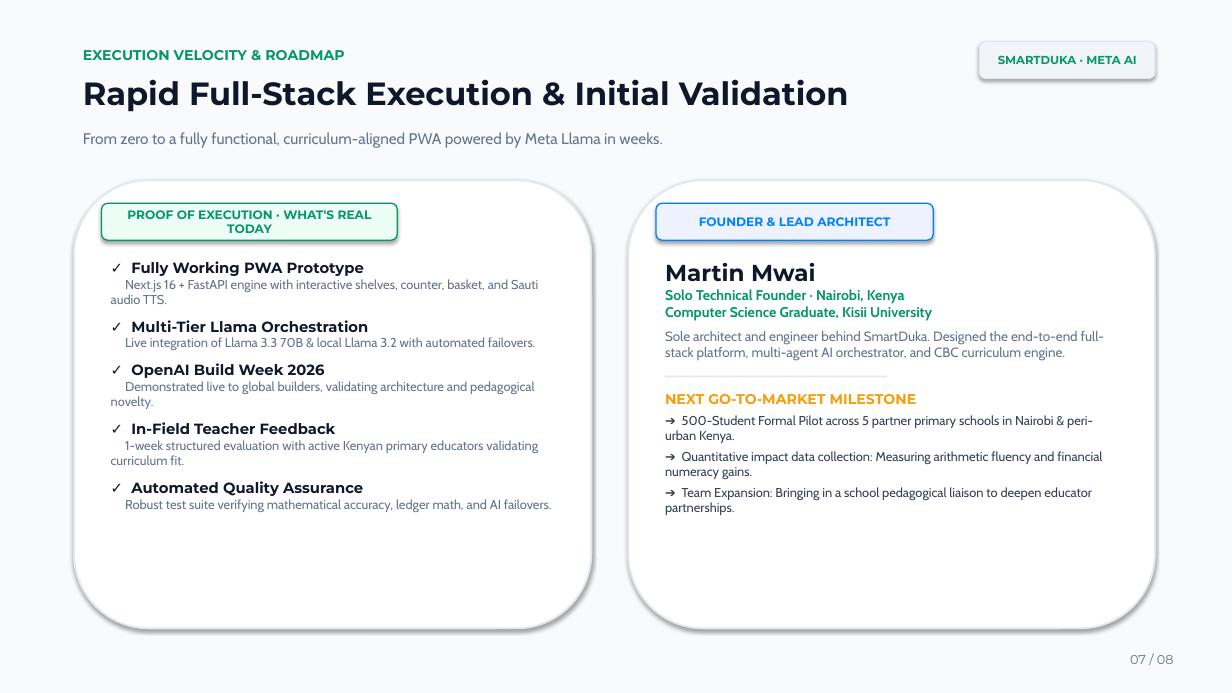
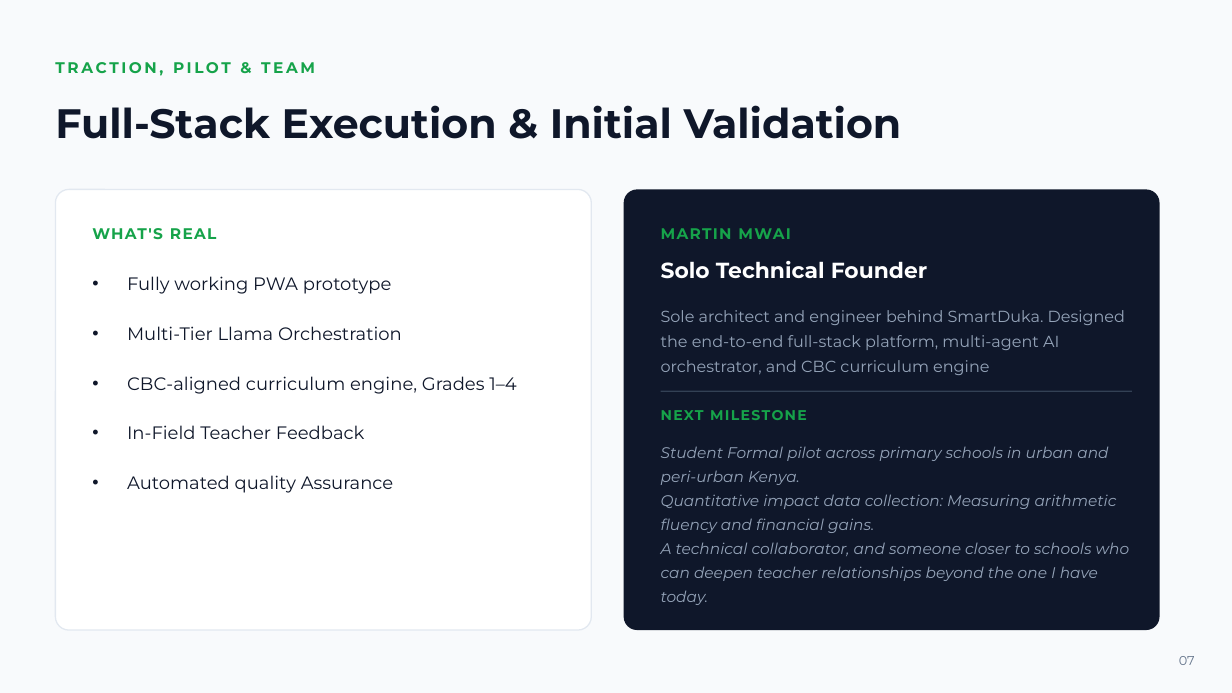
Before and after one commit to lemonhead-ai/SmartDuka, a slide deck: slide 8 of assets/pitch-deck/SmartDuka_Pitchdeck.pptx (slide 7 before the commit). Drawn at 1232x693 pixels with LibreOffice and Linux fonts; fonts in the diff are those of the drawing. Boxes give left, top, right and bottom in pixels: in the first picture for what was removed or moved away, otherwise in the second. Text is boxed around its words. In the diff, an @@ line names an element or a change of style, - is before the commit and + after.

```diff
--- a/assets/pitch-deck/SmartDuka_Pitchdeck.pptx
+++ b/assets/pitch-deck/SmartDuka_Pitchdeck.pptx
@@ background #FFFFFF to #F8FAFC @@
@@ rectangle removed at box(0, 0, 1232, 693) @@
@@ text removed at box(83, 50, 344, 60) @@
-EXECUTION VELOCITY & ROADMAP
@@ rounded rectangle removed at box(980, 42, 1155, 79) @@
-SMARTDUKA · META AI
@@ text "Full-Stack Execution & Initial Validation" at box(55, 105, 902, 139): vertical alignment top to middle @@
@@ text added at box(55, 62, 315, 76), 12 pt, text #16A34A, bold @@
+TRACTION, PILOT & TEAM
@@ text at box(55, 105, 902, 139): text changed; size 25 to 32 pt @@
-Rapid Full-Stack Execution & Initial Validation
+Full-Stack Execution & Initial Validation
@@ text removed at box(83, 132, 662, 148) @@
-From zero to a fully functional, curriculum-aligned PWA powered by Meta Llama in weeks.
@@ rounded rectangle: place and size @@
-rounded rectangle at box(74, 180, 592, 628)
+rounded rectangle at box(55, 189, 592, 630)
@@ rounded rectangle at box(55, 189, 592, 630): outline #E2E8F0 1.5 pt to #E2E8F0 1 pt; shadow off; proportions changed @@
@@ rounded rectangle removed at box(102, 203, 397, 240) @@
-PROOF OF EXECUTION · WHAT'S REAL TODAY
@@ rounded rectangle: place and size @@
-rounded rectangle at box(628, 180, 1155, 628)
+rounded rectangle at box(624, 189, 1160, 630)
@@ rounded rectangle at box(624, 189, 1160, 630): fill #FFFFFF to #0F172A; outline #E2E8F0 1.5 pt to none; shadow off; proportions changed @@
@@ rounded rectangle removed at box(656, 203, 933, 240) @@
-FOUNDER & LEAD ARCHITECT
@@ text added at box(92, 228, 217, 239), 12 pt, text #16A34A, bold @@
+WHAT'S REAL
@@ text added at box(661, 228, 791, 239), 12 pt, text #16A34A, bold @@
+MARTIN MWAI
@@ text added at box(661, 261, 928, 279), 17 pt, text #FFFFFF, bold @@
+Solo Technical Founder
@@ text at box(127, 276, 516, 493): text changed; size 10 to 14 pt; font Cabin to Montserrat; text colour #64748B to #0F172A @@
-✓ Fully Working PWA Prototype
-Next.js 16 + FastAPI engine with interactive shelves, counter, basket, and Sauti audio TTS.
-✓ Multi-Tier Llama Orchestration
-Live integration of Llama 3.3 70B & local Llama 3.2 with automated failovers.
-✓ OpenAI Build Week 2026
-Demonstrated live to global builders, validating architecture and pedagogical novelty.
-✓ In-Field Teacher Feedback
-1-week structured evaluation with active Kenyan primary educators validating curriculum fit.
-✓ Automated Quality Assurance
-Robust test suite verifying mathematical accuracy, ledger math, and AI failovers.
+• Fully working PWA prototype
+• Multi-Tier Llama Orchestration
+• CBC-aligned curriculum engine, Grades 1–4
+• In-Field Teacher Feedback
+• Automated quality Assurance
@@ text added at box(661, 310, 1125, 375), 12.5 pt, text #94A3B8 @@
+Sole architect and engineer behind SmartDuka. Designed the end-to-end full-stack platform, multi-agent AI orchestrator, and CBC curriculum engine
@@ line added from (661, 391) to (1132, 391), #334155 1 pt @@
@@ text added at box(661, 410, 807, 420), 11 pt, text #16A34A, bold @@
+NEXT MILESTONE
@@ text at box(661, 446, 1130, 605): text changed; size 10 to 12 pt; font Cabin to Montserrat; text colour #334155 to #94A3B8; italic on @@
-Martin Mwai
-Solo Technical Founder · Nairobi, Kenya
-Computer Science Graduate, Kisii University
-Sole architect and engineer behind SmartDuka. Designed the end-to-end full-stack platform, multi-agent AI orchestrator, and CBC curriculum engine.
-━━━━━━━━━━━━━━━━━━━━━━━━━━━━━━━━━━━━
-NEXT GO-TO-MARKET MILESTONE
-➔ 500-Student Formal Pilot across 5 partner primary schools in Nairobi & peri-urban Kenya.
-➔ Quantitative impact data collection: Measuring arithmetic fluency and financial numeracy gains.
-➔ Team Expansion: Bringing in a school pedagogical liaison to deepen educator partnerships.
+Student Formal pilot across primary schools in urban and peri-urban Kenya.
+Quantitative impact data collection: Measuring arithmetic fluency and financial gains.
+A technical collaborator, and someone closer to schools who can deepen teacher relationships beyond the one I have today.
@@ text "07" at box(1179, 656, 1195, 665): vertical alignment top to middle @@
@@ text at box(1179, 656, 1195, 665): text changed @@
-07 / 08
+07
```
Also in this commit, not shown: 7 other slides changed, 1 slide added, 2 other files.
